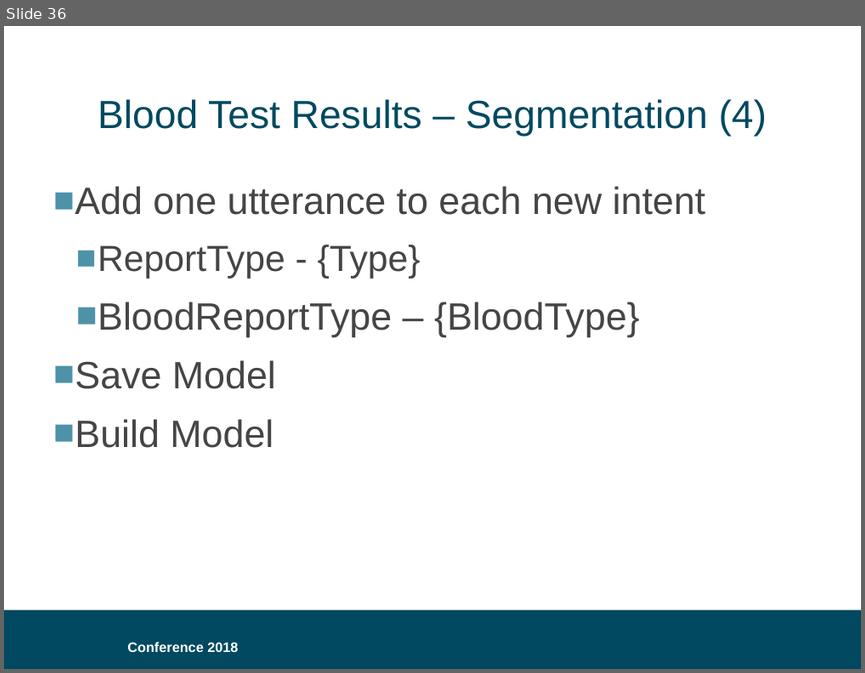
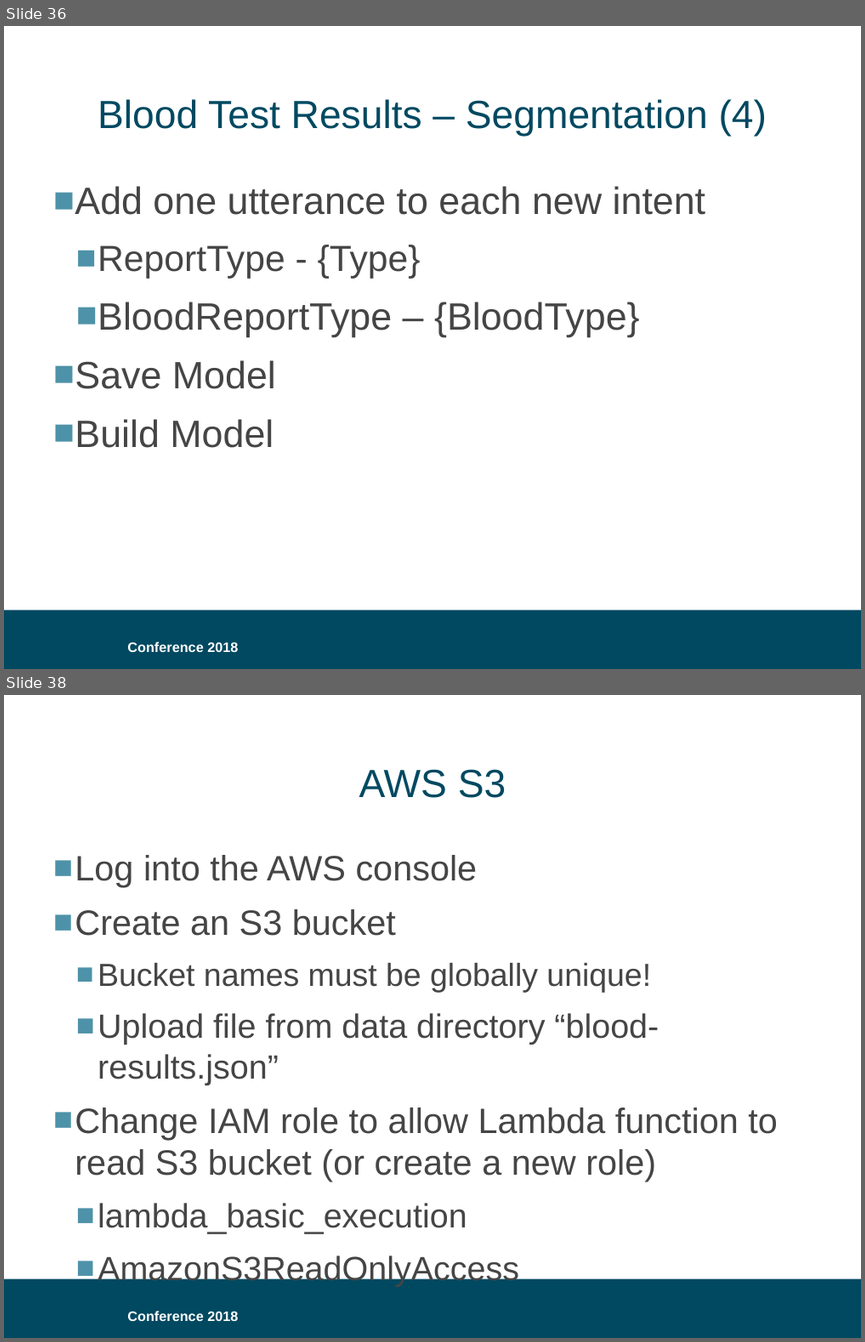
Before and after one commit to bklug/introductory-alexa-workshop, a slide deck: build-an-alexa-skill-for.pptx. Shown one above the other, each under a label of ours: slide 36 before the commit, slides 36 and 38 after it; the slides between them are not shown. The pictures are 865x673 and 865x1342 pixels, drawn with LibreOffice and Linux fonts; fonts in the diff are those of the drawing; background and template pictures are left out. Boxes give left, top, right and bottom in pixels: in the first picture for what was removed or moved away, otherwise in the second. Text is boxed around its words. In the diff, an @@ line names an element or a change of style, - is before the commit and + after.

```diff
--- a/build-an-alexa-skill-for.pptx
+++ b/build-an-alexa-skill-for.pptx
@@ slide 38 added at <box>4,695,861,1338</box>, background #FFFFFF; not listed: 2 template elements that a slide beside it also shows @@
@@ title added at <box>359,769,506,798</box>, 33 pt, text #004961 @@
+AWS S3
@@ text added at <box>75,855,778,1234</box>, 29.6 pt, text #454545 @@
+■ Log into the AWS console
+■ Create an S3 bucket
+  ■ Bucket names must be globally unique!
+  ■ Upload file from data directory “blood-results.json”
+■ Change IAM role to allow Lambda function to read S3 bucket (or create a new role)
+  ■ lambda_basic_execution
+  ■ AmazonS3ReadOnlyAccess
```
Also in this commit, not shown: 1 other slide added.
